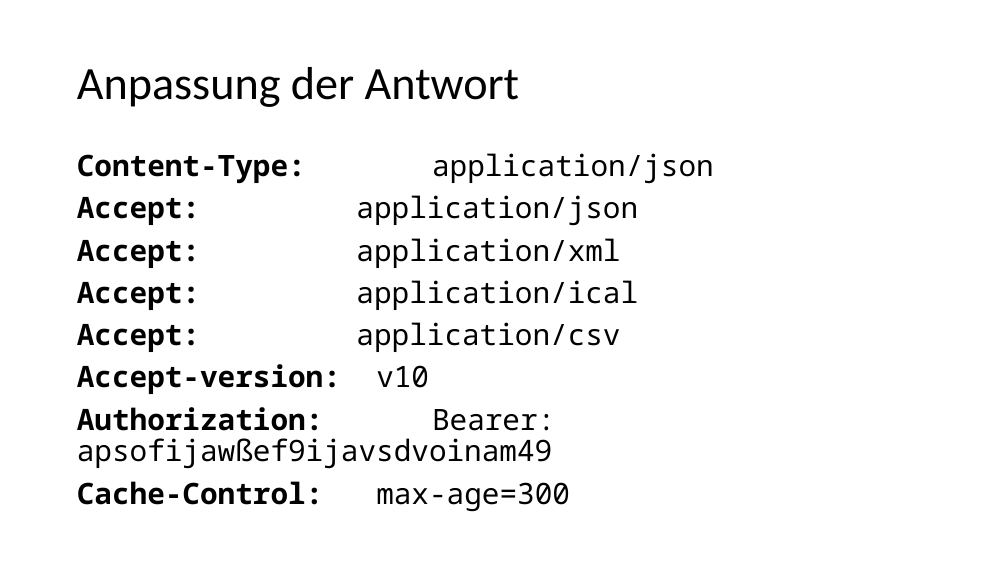
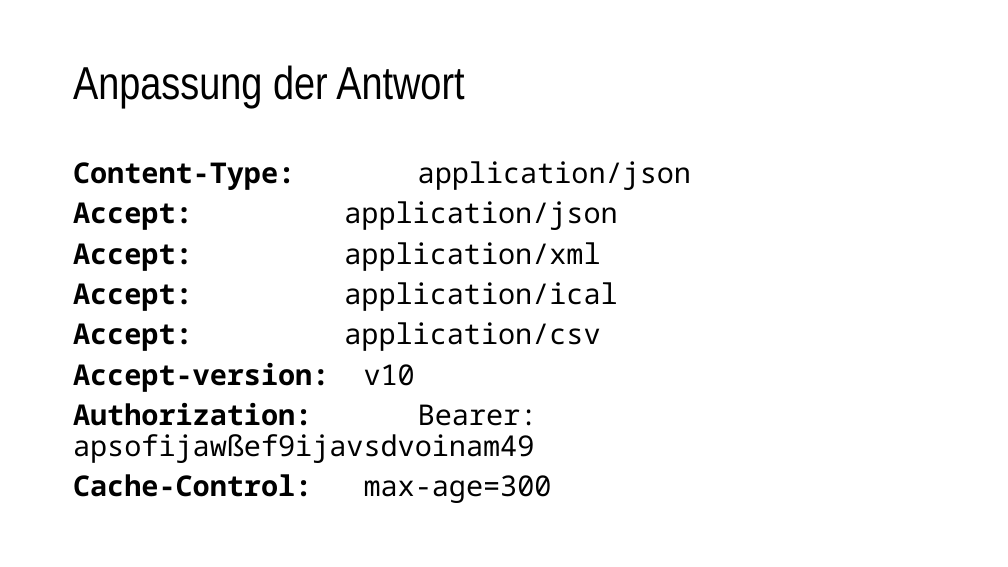
Before and after one commit to nordlb-public/techtalks, a slide deck: slide 24 of 01-api-design/präsentation.pptx (slide 21 before the commit). Drawn at 1008x567 pixels with LibreOffice and Linux fonts; fonts in the diff are those of the drawing. Boxes give left, top, right and bottom in pixels: in the first picture for what was removed or moved away, otherwise in the second. Text is boxed around its words. In the diff, an @@ line names an element or a change of style, - is before the commit and + after.

```diff
--- a/01-api-design/präsentation.pptx
+++ b/01-api-design/präsentation.pptx
@@ title "Anpassung der Antwort" at (x1=73, y1=65, x2=464, y2=108): font Calibri to Arial Narrow @@
@@ text "Content-Type: application/json" at (x1=73, y1=161, x2=691, y2=503): size 28 to 27.2 pt; less space between paragraphs @@
```
Also in this commit, not shown: 20 other slides changed, 11 slides added, 1 other file.
